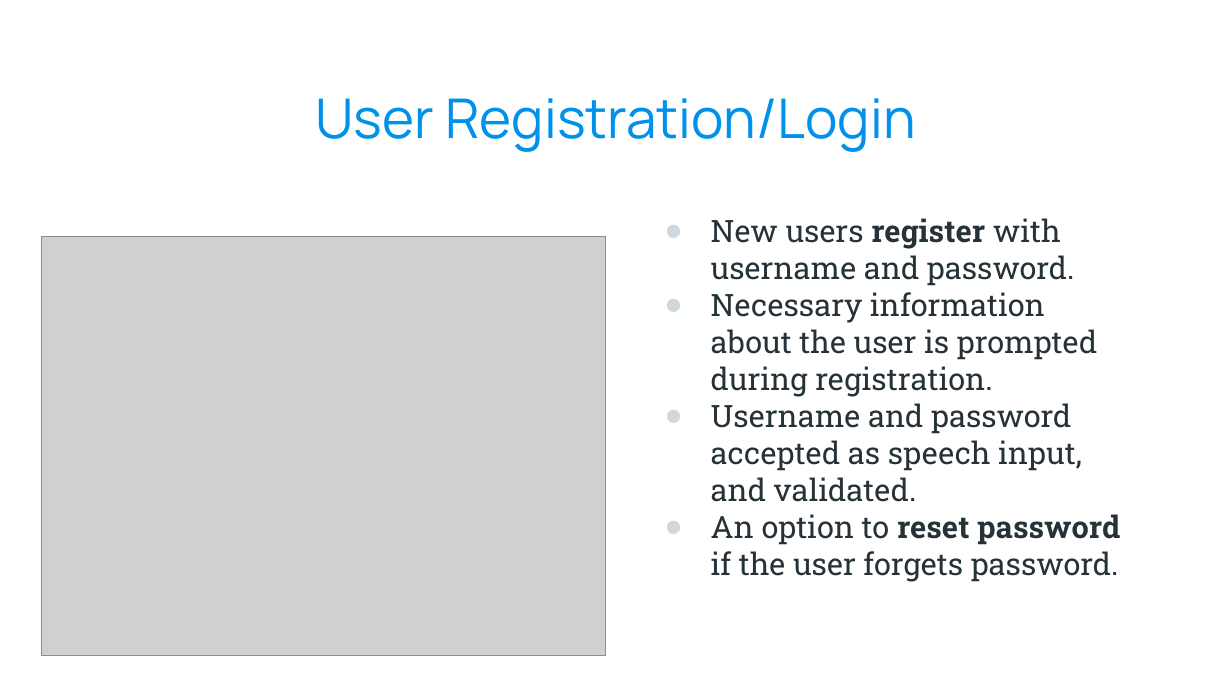
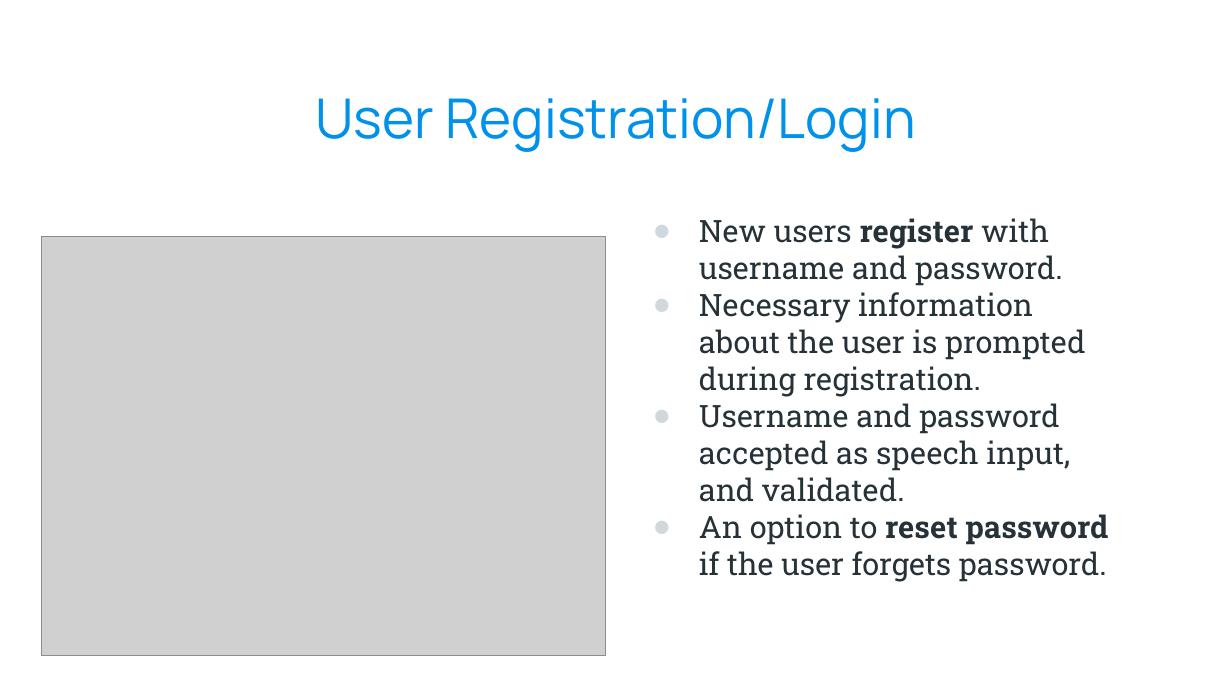
Before and after one commit to kazimsayed954/S5, a slide deck: slide 17 of Design Project/Voice Based Email System for the Visually Impaired 1.pptx (slide 16 before the commit). Drawn at 1232x693 pixels with LibreOffice and Linux fonts; fonts in the diff are those of the drawing; grey boxes stand for pictures; background and template pictures are left out. Boxes give left, top, right and bottom in pixels: in the first picture for what was removed or moved away, otherwise in the second. Text is boxed around its words. In the diff, an @@ line names an element or a change of style, - is before the commit and + after.

Commit message:
added new gtc text; mm ppt; dp ppt

```diff
--- a/Design Project/Voice Based Email System for the Visually Impaired 1.pptx
+++ b/Design Project/Voice Based Email System for the Visually Impaired 1.pptx
@@ text "New users register with username ...": place and size @@
-text "New users register with username ..." at [711,218,1120,582]
+text "New users register with username ..." at [699,218,1108,582]
```
Also in this commit, not shown: 3 other slides changed, 3 slides added, 11 other files.
